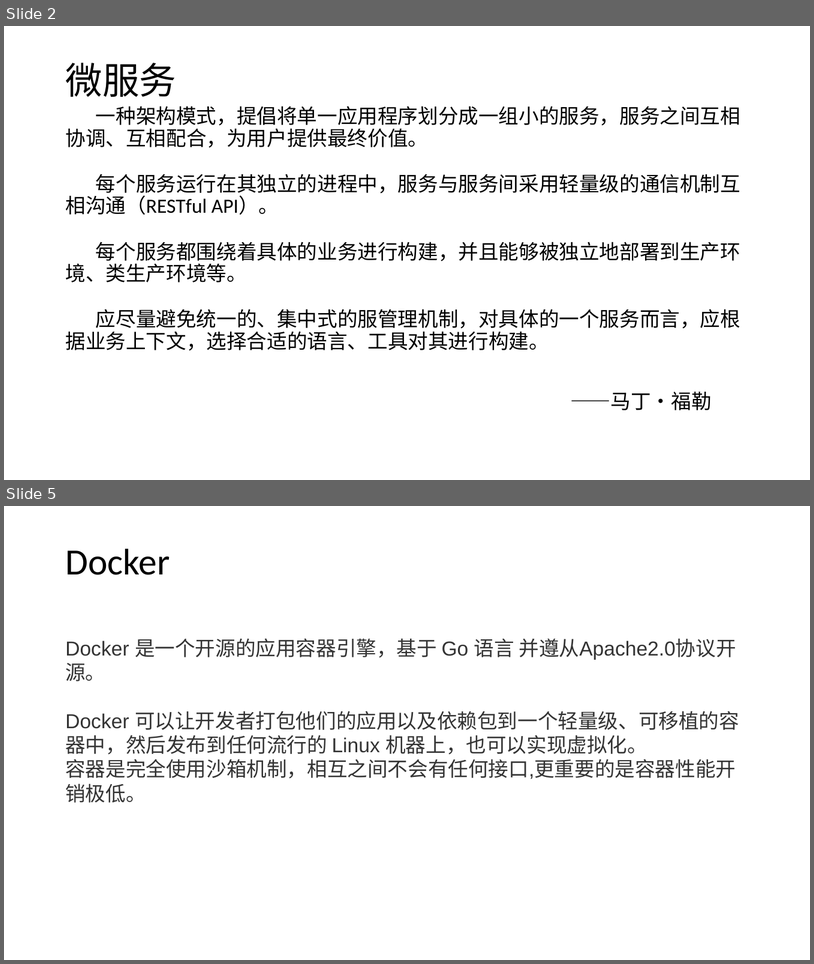
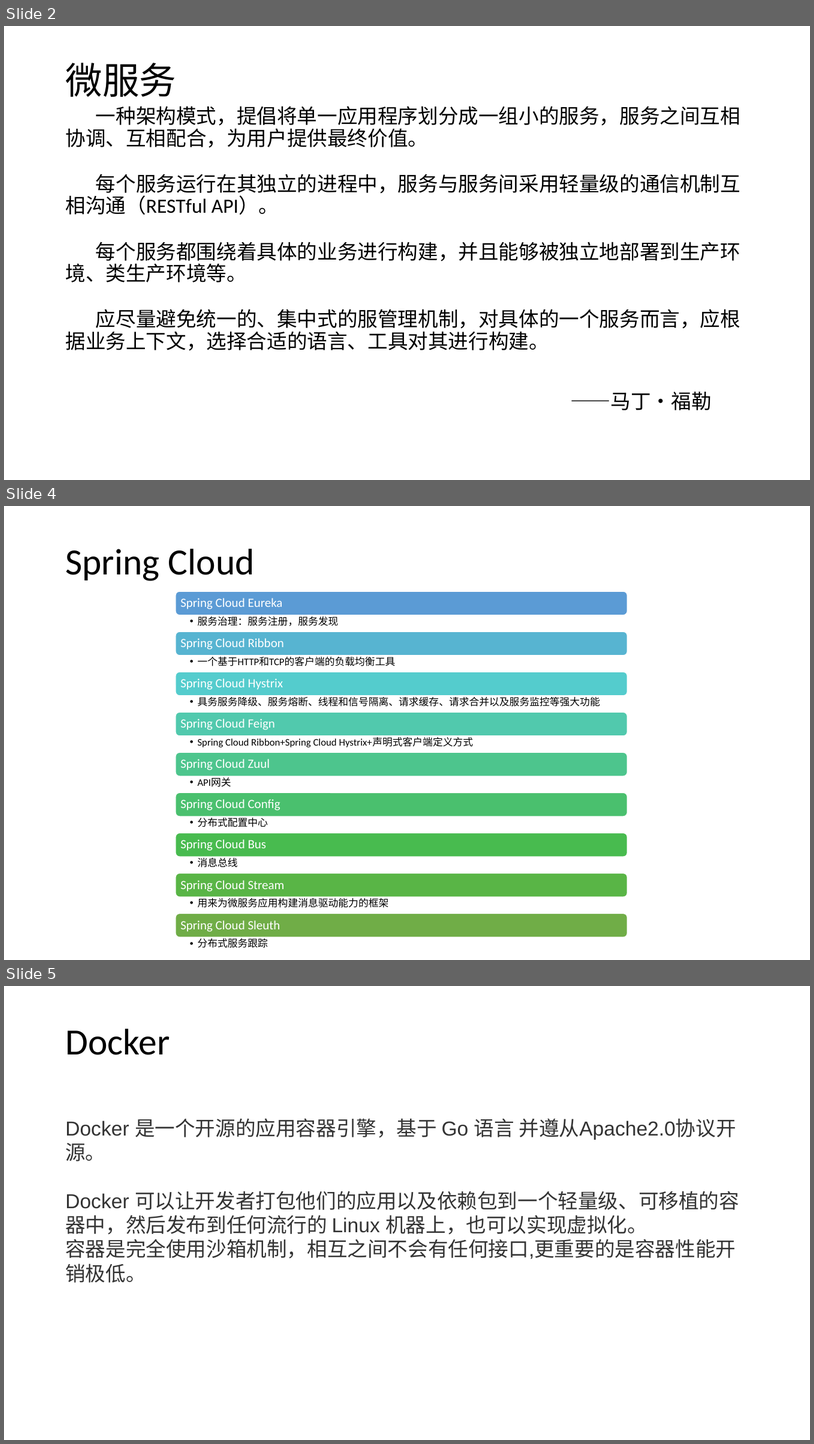
Before and after one commit to axzxs2001/HisMicroserviceSample, a slide deck: HisMicroserviceSample/Doc/基于.net core微服务.pptx. Shown one above the other, each under a label of ours: slides 2 and 5 before the commit, slides 2, 4 and 5 after it; the slides between them are not shown. The pictures are 814x964 and 814x1444 pixels, drawn with LibreOffice and Linux fonts; fonts in the diff are those of the drawing; background and template pictures are left out. Boxes give left, top, right and bottom in pixels: in the first picture for what was removed or moved away, otherwise in the second. Text is boxed around its words. In the diff, an @@ line names an element or a change of style, - is before the commit and + after.

```diff
--- a/HisMicroserviceSample/Doc/基于.net core微服务.pptx
+++ b/HisMicroserviceSample/Doc/基于.net core微服务.pptx
@@ slide 4 added at box(4, 506, 810, 960), background picture (left out) @@
@@ text added at box(65, 549, 255, 581), 44 pt, text #000000 @@
+Spring Cloud
@@ group added at box(176, 591, 628, 948): 18 texts, 9 rounded rectangles @@
+Spring Cloud Eureka
+  • 服务治理：服务注册，服务发现
+Spring Cloud Ribbon
+  • 一个基于HTTP和TCP的客户端的负载均衡工具
+Spring Cloud Hystrix
+  • 具务服务降级、服务熔断、线程和信号隔离、请求缓存、请求合并以及服务监控等强大功能
+Spring Cloud Feign
+  • Spring Cloud Ribbon+Spring Cloud Hystrix+声明式客户端定义方式
+Spring Cloud Zuul
+  • API网关
+Spring Cloud Config
+  • 分布式配置中心
+Spring Cloud Bus
+  • 消息总线
+Spring Cloud Stream
+  • 用来为微服务应用构建消息驱动能力的框架
+Spring Cloud Sleuth
+  • 分布式服务跟踪
```
Also in this commit, not shown: 5 slides changed, 2 other slides added, 2 slides removed.
